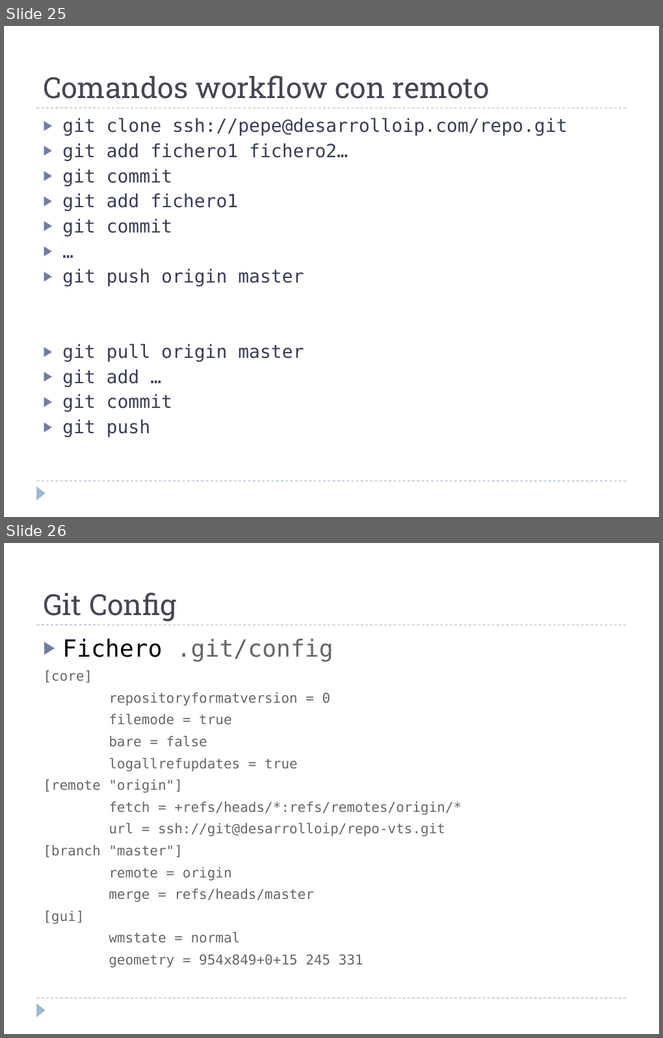
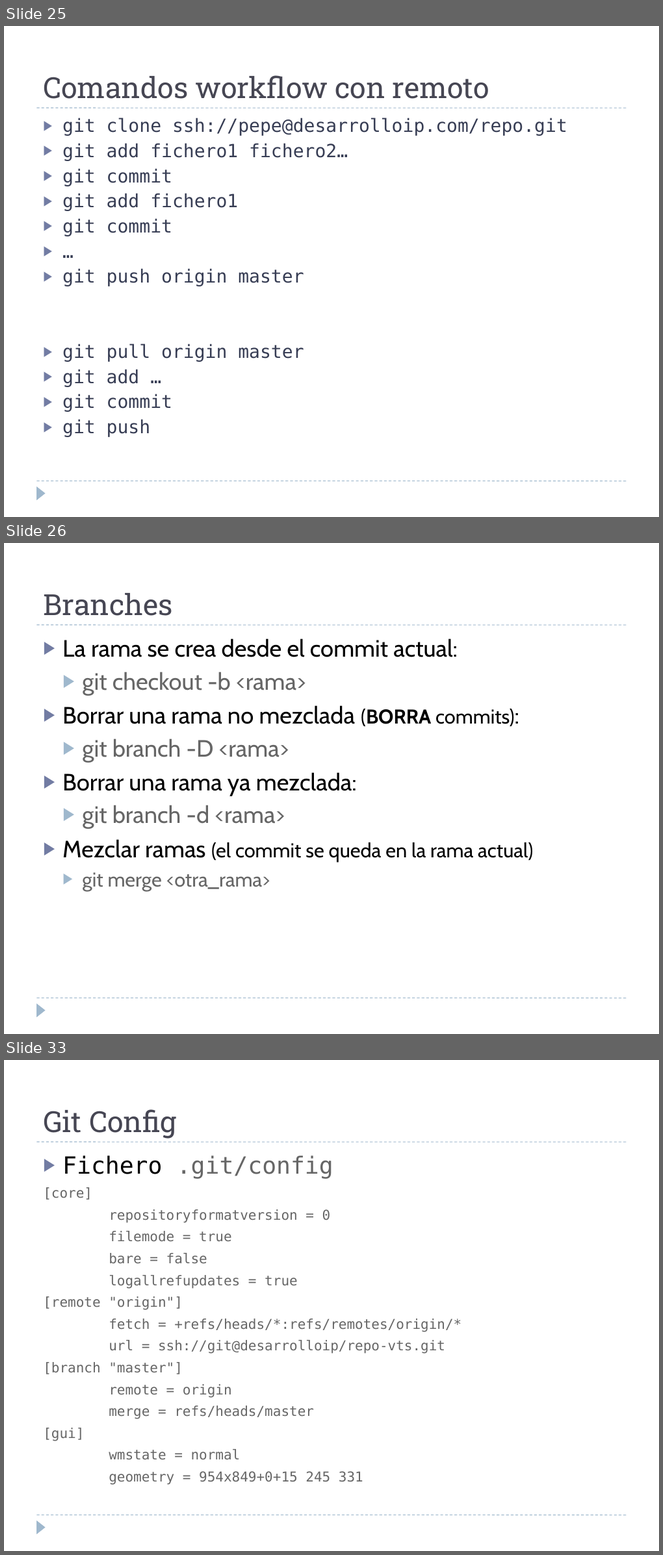
Before and after one commit to martina-if/curso_git, a slide deck: GIT.ppt. Shown one above the other, each under a label of ours: slides 25 and 26 before the commit, slides 25, 26 and 33 after it; the slides between them are not shown. The pictures are 663x1038 and 663x1555 pixels, drawn with LibreOffice and Linux fonts; fonts in the diff are those of the drawing. Boxes give left, top, right and bottom in pixels: in the first picture for what was removed or moved away, otherwise in the second. Text is boxed around its words. In the diff, an @@ line names an element or a change of style, - is before the commit and + after.

```diff
--- a/GIT.ppt
+++ b/GIT.ppt
@@ slide 26 added at (x1=4, y1=543, x2=659, y2=1034), background #FFFFFF; not listed: 3 template elements that a slide beside it also shows @@
@@ text added at (x1=43, y1=593, x2=173, y2=616), 32 pt, text #464653 @@
+Branches
@@ text added at (x1=62, y1=639, x2=533, y2=891), 26 pt, text #000000 @@
+▶ La rama se crea desde el commit actual:
+  ▶ git checkout -b <rama>
+▶ Borrar una rama no mezclada (BORRA commits):
+  ▶ git branch -D <rama>
+▶ Borrar una rama ya mezclada:
+  ▶ git branch -d <rama>
+▶ Mezclar ramas (el commit se queda en la rama actual)
+  ▶ git merge <otra_rama>
@@ what was slide 26 is now slide 33 @@
```
Also in this commit, not shown: 4 slides changed, 6 other slides added.
